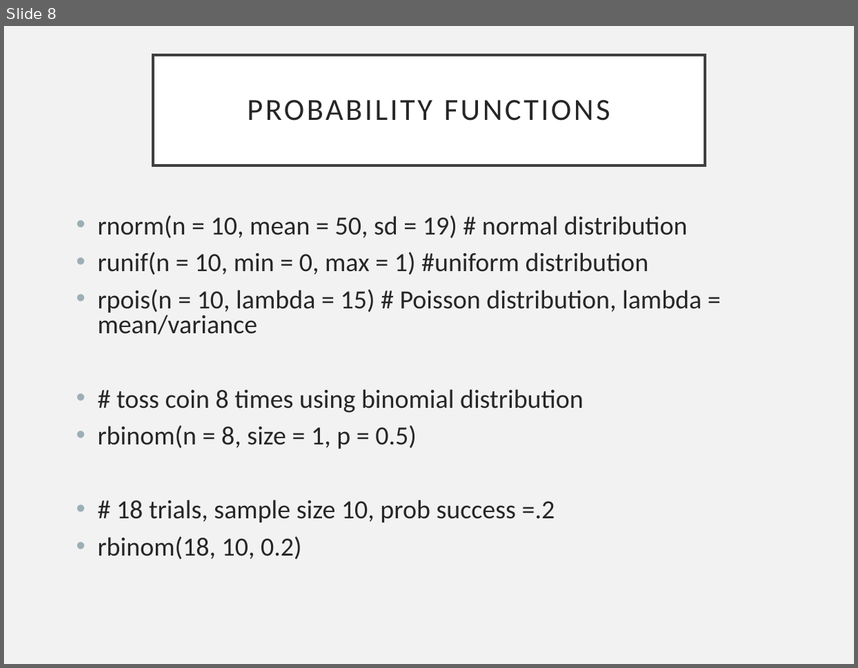
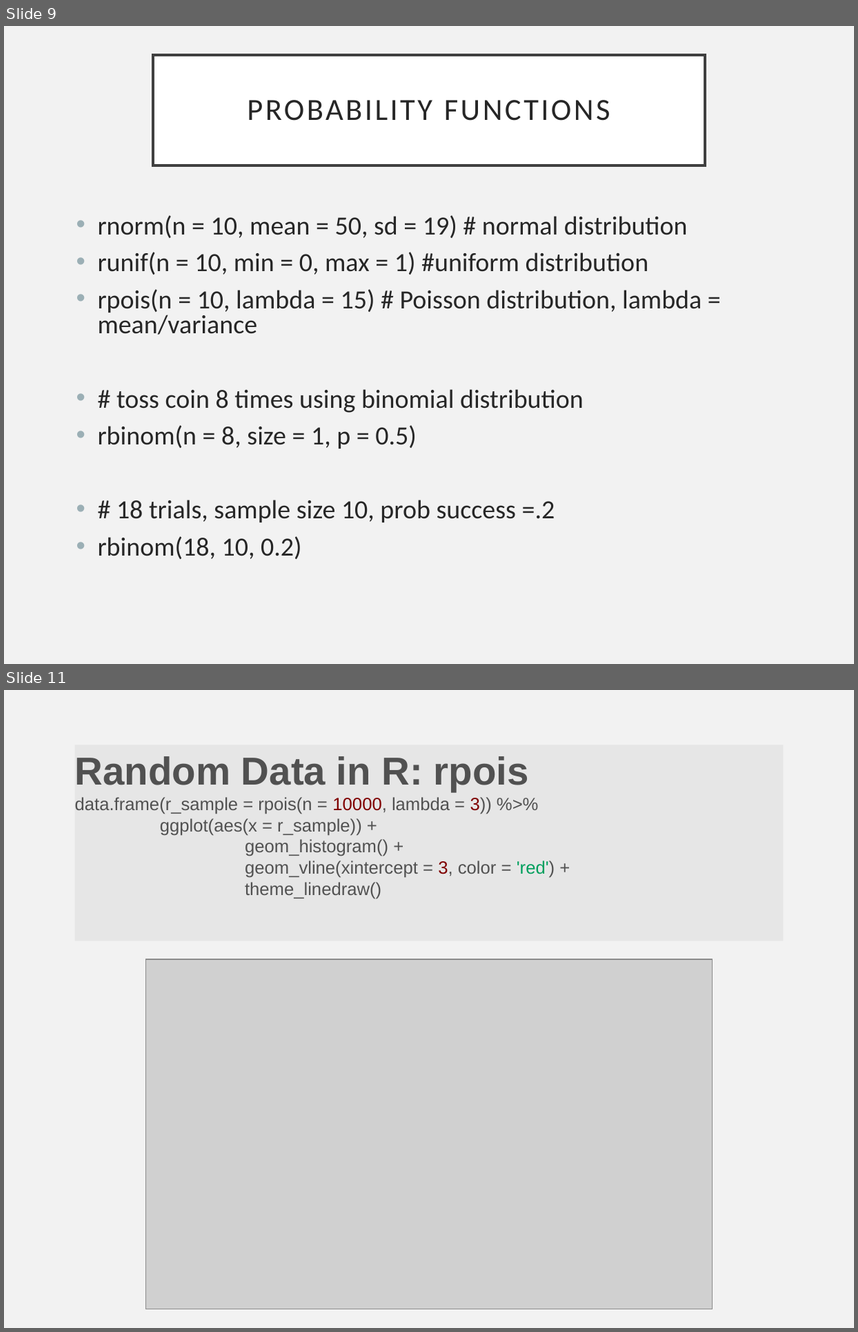
Before and after one commit to EEOB590A-Data-Science-in-R-Fall2021/CourseMaterials, a slide deck: 5. Simulating Data/SimulatingData.pptx. Shown one above the other, each under a label of ours: slide 8 before the commit, slides 9 and 11 after it; the slides between them are not shown. The pictures are 858x668 and 858x1332 pixels, drawn with LibreOffice and Linux fonts; fonts in the diff are those of the drawing; grey boxes stand for pictures. Boxes give left, top, right and bottom in pixels: in the first picture for what was removed or moved away, otherwise in the second. Text is boxed around its words. In the diff, an @@ line names an element or a change of style, - is before the commit and + after.

```diff
--- a/5. Simulating Data/SimulatingData.pptx
+++ b/5. Simulating Data/SimulatingData.pptx
@@ slide 11 added at [4, 690, 854, 1328], background #F2F2F2 @@
@@ rectangle added at [74, 745, 783, 942], fill #E6E6E6, 15 pt, text #515151 @@
+Random Data in R: rpois
+data.frame(r_sample = rpois(n = 10000, lambda = 3)) %>%
+ggplot(aes(x = r_sample)) +
+geom_histogram() +
+geom_vline(xintercept = 3, color = 'red') +
+theme_linedraw()
@@ picture added at [146, 960, 713, 1309] @@
@@ what was slide 8 is now slide 9 @@
```
Also in this commit, not shown: 10 slides changed, 3 other slides added, 2 other files.
